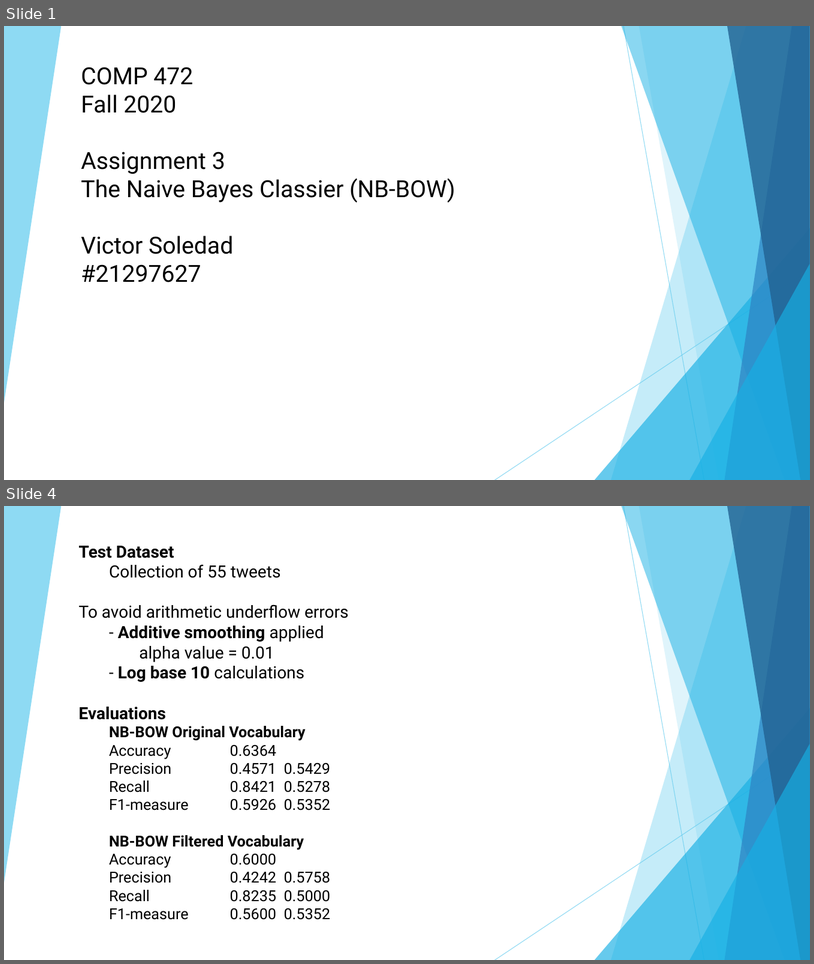
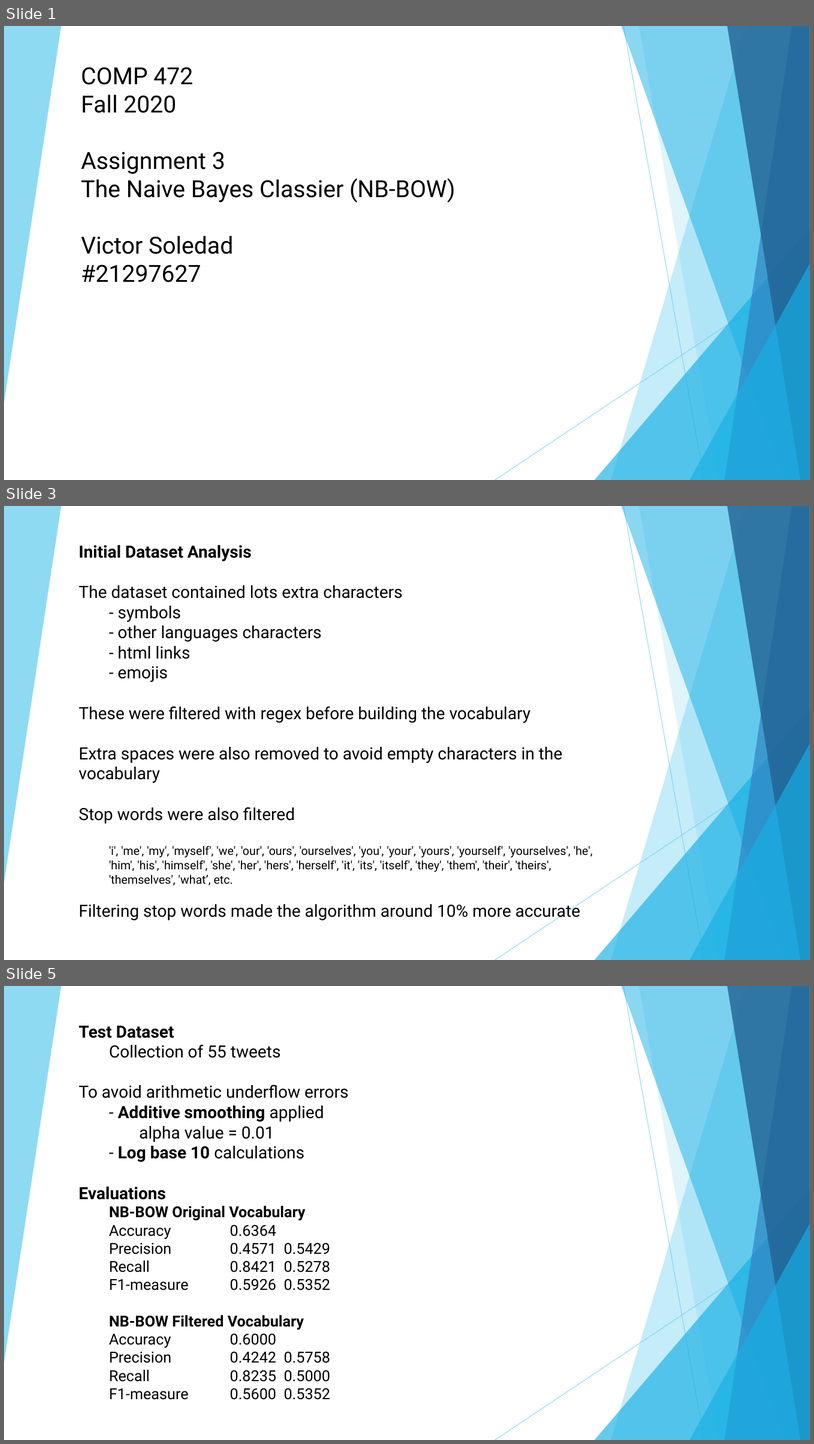
Before and after one commit to nyok0/a3-472-2020-fall, a slide deck: a3_demo_presentation.pptx. Shown one above the other, each under a label of ours: slides 1 and 4 before the commit, slides 1, 3 and 5 after it; the slides between them are not shown. The pictures are 814x964 and 814x1444 pixels, drawn with LibreOffice and Linux fonts; fonts in the diff are those of the drawing. Boxes give left, top, right and bottom in pixels: in the first picture for what was removed or moved away, otherwise in the second. Text is boxed around its words. In the diff, an @@ line names an element or a change of style, - is before the commit and + after.

```diff
--- a/a3_demo_presentation.pptx
+++ b/a3_demo_presentation.pptx
@@ slide 3 added at (x1=4, y1=506, x2=810, y2=960), background #FFFFFF; not listed: 10 template elements that a slide beside it also shows @@
@@ text added at (x1=79, y1=545, x2=593, y2=921), 20 pt, text #000000 @@
+Initial Dataset Analysis
+The dataset contained lots extra characters
+- symbols
+- other languages characters
+- html links
+- emojis
+These were filtered with regex before building the vocabulary
+Extra spaces were also removed to avoid empty characters in the vocabulary
+Stop words were also filtered
+  'i', 'me', 'my', 'myself', 'we', 'our', 'ours', 'ourselves', 'you', 'your', 'yours', 'yourself', 'yourselves', 'he', 'him', 'his', 'himself', 'she', 'her', 'hers', 'herself', 'it', 'its', 'itself', 'they', 'them', 'their', 'theirs', 'themselves', 'what’, etc.
+Filtering stop words made the algorithm around 10% more accurate
@@ what was slide 4 is now slide 5 @@
```
Also in this commit, not shown: 3 slides changed.
